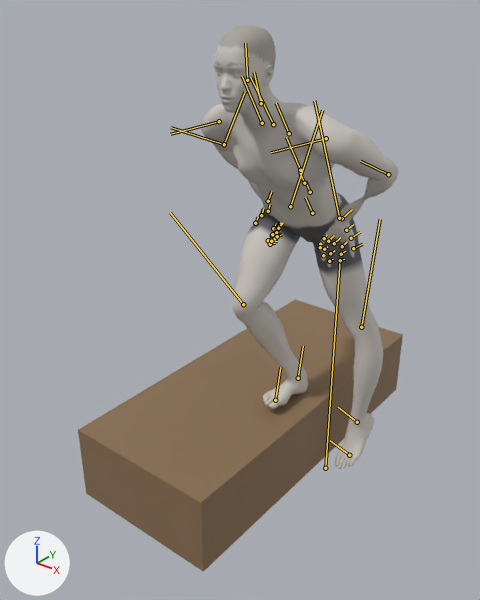
The glTF model exports/lateral-step-up.glb as it was, and as the next commit left it.
Before and after are seen from a camera (50 mm lens) standing at (1.14, -2.02, 1.92) and looking at (-0.34, -0.16, 0.77). Lighting does not change. The marker at lower left points along +X, +Y and +Z. The first picture is the older version. Both versions are drawn at frame 104 of the action 'lateral-step-up_right'; the numbers are the values there. The bones that change, and the others that lie on the model, are drawn over the model as lines.

In view in the first picture: 'Mesh_0', 'stepBox'.
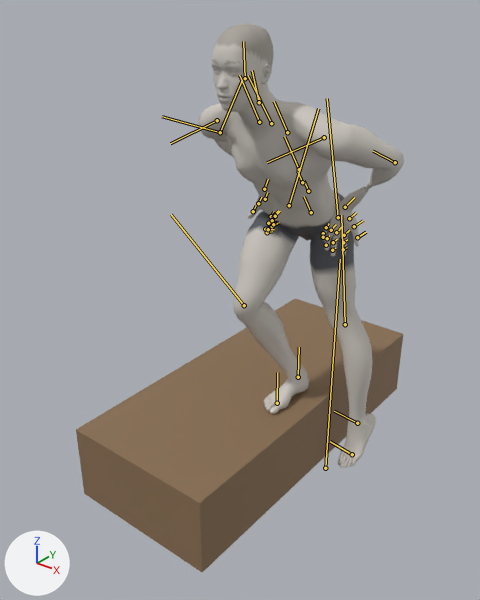
ob_props is not drawn itself; it is the parent of ob_stepbox.

What the commit changed:
Bone 'pelvis' (bone_pelvis) moves from (-0.08, 0.121, 0.178) to (-0.069, 0.126, 0.178).
Bone 'upperarm_l' (bone_upperarm_l) turns from (2, -49, -55) to (4, -43, -64) degrees about its own x, y and z.
Bone 'lowerarm_l' (bone_lowerarm_l) turns from (10, -33, 17) to (7, -40, 26) degrees about its own x, y and z.
Bone 'upperarm_r' (bone_upperarm_r) turns from (-2, 49, -55) to (-4, 43, -64) degrees about its own x, y and z.
Bone 'lowerarm_r' (bone_lowerarm_r) turns from (-10, 33, 17) to (-7, 40, 26) degrees about its own x, y and z.
Bone 'thigh_l' (bone_thigh_l) turns from (15, -16, 26) to (7, -25, 27) degrees about its own x, y and z.
Bone 'calf_l' (bone_calf_l) turns from (-19, 0, 8) to (-2, 0, 2) degrees about its own x, y and z.
Bone 'foot_l' (bone_foot_l) turns from (13, 9, -41) to (5, 3, -46) degrees about its own x, y and z.
Bone 'thigh_r' (bone_thigh_r) turns from (7, -13, 76) to (8, -13, 74) degrees about its own x, y and z.
Bone 'calf_r' (bone_calf_r) turns from (8, -5, -68) to (5, -5, -68) degrees about its own x, y and z.
Bone 'foot_r' (bone_foot_r) turns from (-17, 12, 36) to (-17, 8, 28) degrees about its own x, y and z.

What differs and where, as boxes (x1, y1, x2, y2) in the pictures (480 x 600 px):
'stepBox', posed
    before: (78, 299, 403, 572)
    after: (76, 299, 403, 572)
'Mesh_0', posed
    before: (201, 25, 398, 469)
    after: (199, 23, 404, 468)
bone 'pelvis', root to tip
    before: (312, 213) to (305, 197)
    after: (311, 212) to (304, 196)
bone 'upperarm_l', root to tip
    before: (326, 138) to (271, 152)
    after: (324, 137) to (267, 162)
bone 'lowerarm_l', root to tip
    before: (388, 174) to (360, 161)
    after: (395, 162) to (373, 151)
bone 'upperarm_r', root to tip
    before: (219, 121) to (170, 134)
    after: (217, 120) to (170, 143)
bone 'lowerarm_r', root to tip
    before: (224, 144) to (171, 127)
    after: (220, 132) to (162, 116)
bone 'thigh_l', root to tip
    before: (339, 218) to (314, 100)
    after: (338, 217) to (327, 98)
bone 'calf_l', root to tip
    before: (361, 327) to (380, 219)
    after: (345, 324) to (341, 215)
bone 'foot_l', root to tip
    before: (357, 422) to (338, 407)
    after: (357, 423) to (334, 411)
bone 'thigh_r', root to tip
    before: (290, 206) to (322, 110)
    after: (289, 205) to (318, 108)
bone 'calf_r', root to tip
    before: (243, 304) to (170, 212)
    after: (244, 305) to (171, 214)
bone 'foot_r', root to tip
    before: (298, 378) to (303, 346)
    after: (298, 377) to (299, 347)
